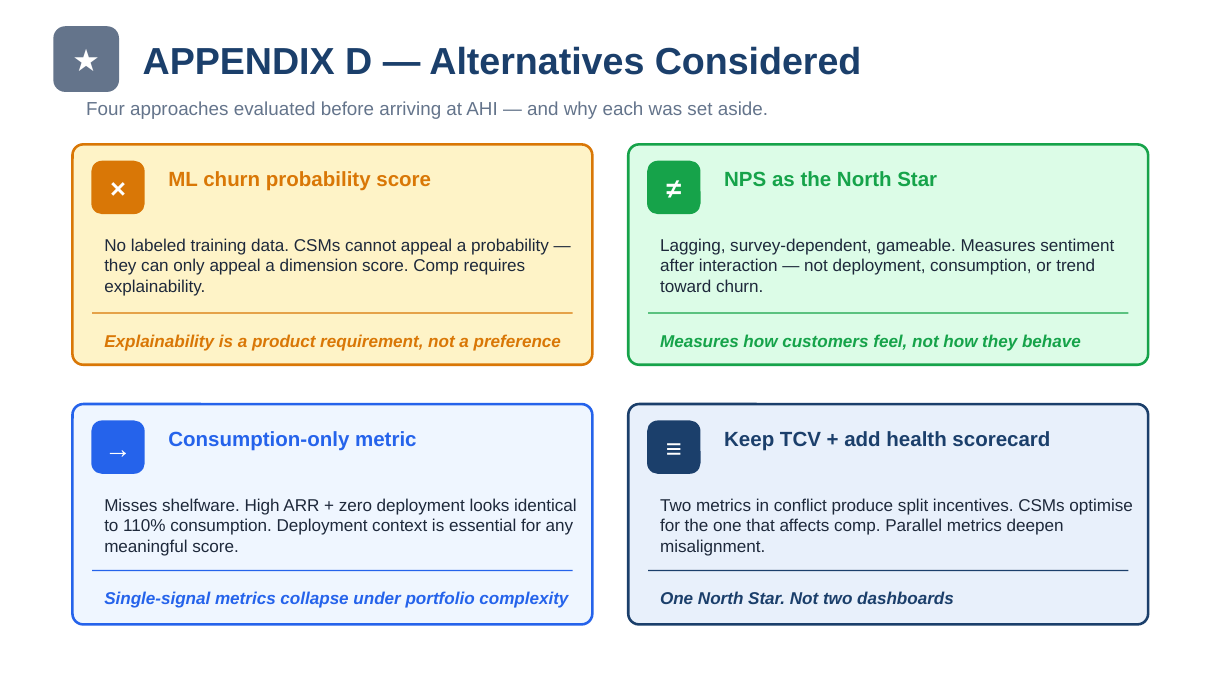
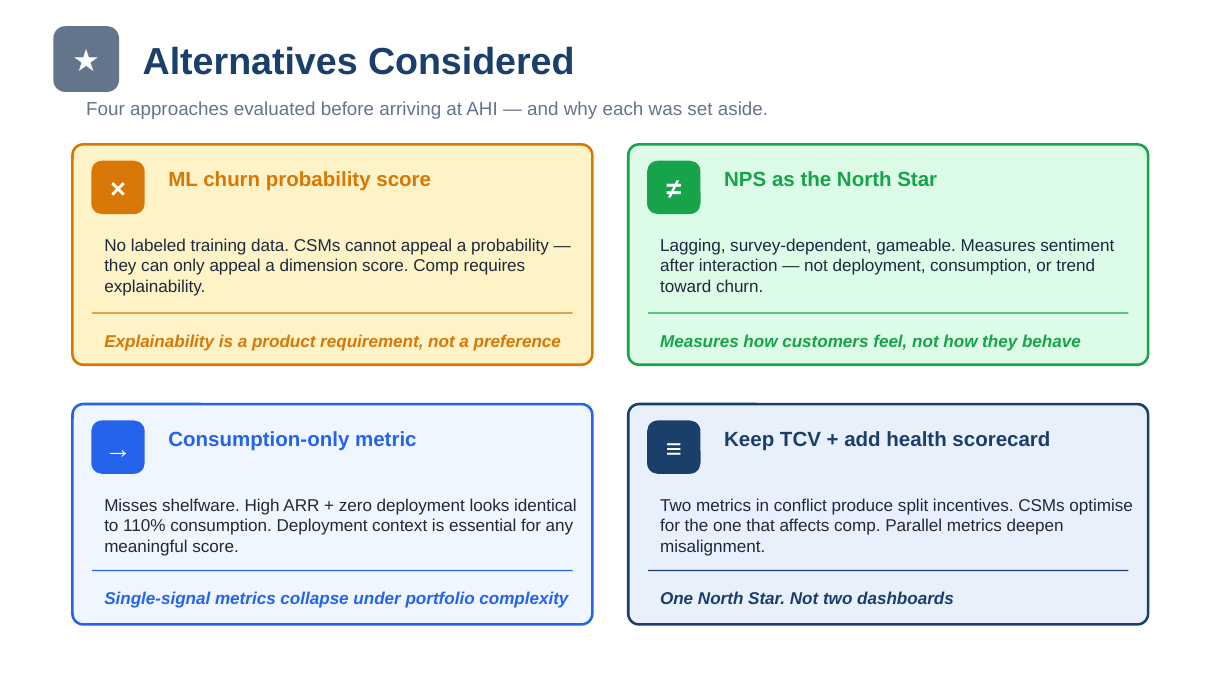
Before and after one commit to anumeharai21090-rgb/pan-ahi-casestudy, a slide deck: slide 11 of docs/AHI_Final_Pitch.pptx (slide 10 before the commit). Drawn at 1232x693 pixels with LibreOffice and Linux fonts; fonts in the diff are those of the drawing. Boxes give left, top, right and bottom in pixels: in the first picture for what was removed or moved away, otherwise in the second. Text is boxed around its words. In the diff, an @@ line names an element or a change of style, - is before the commit and + after.

```diff
--- a/docs/AHI_Final_Pitch.pptx
+++ b/docs/AHI_Final_Pitch.pptx
@@ text at (143,46,575,75): text changed @@
-APPENDIX D — Alternatives Considered
+Alternatives Considered
```
Also in this commit, not shown: 10 other slides changed, 2 slides added, 1 slide removed.
